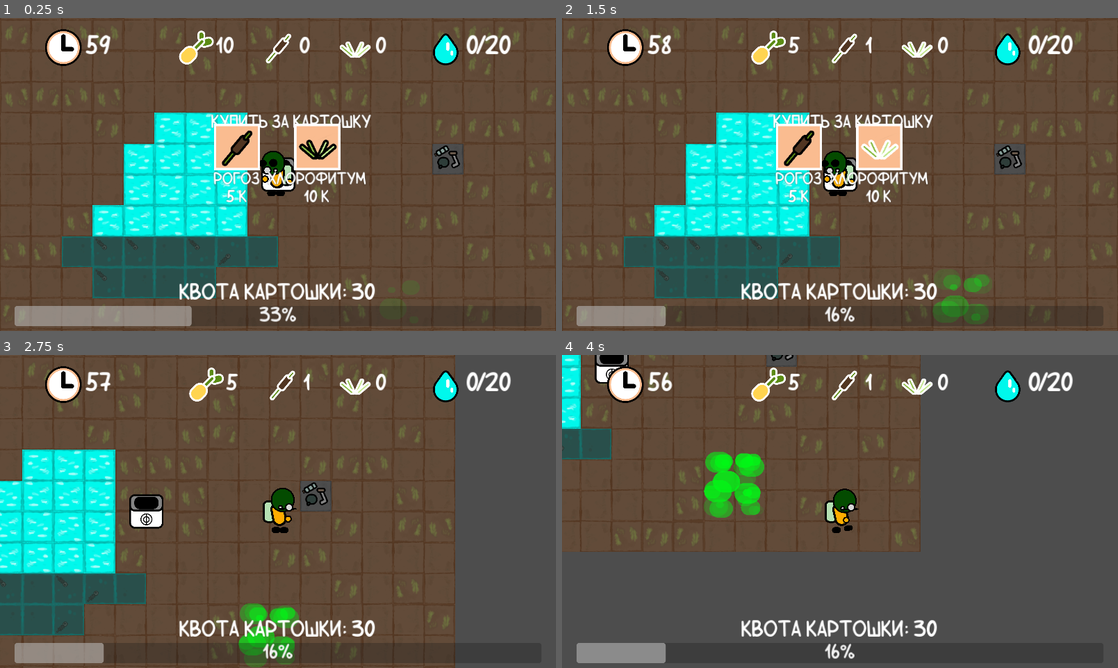
Above: before the commit, frames 1-4 (two rows, left to right).
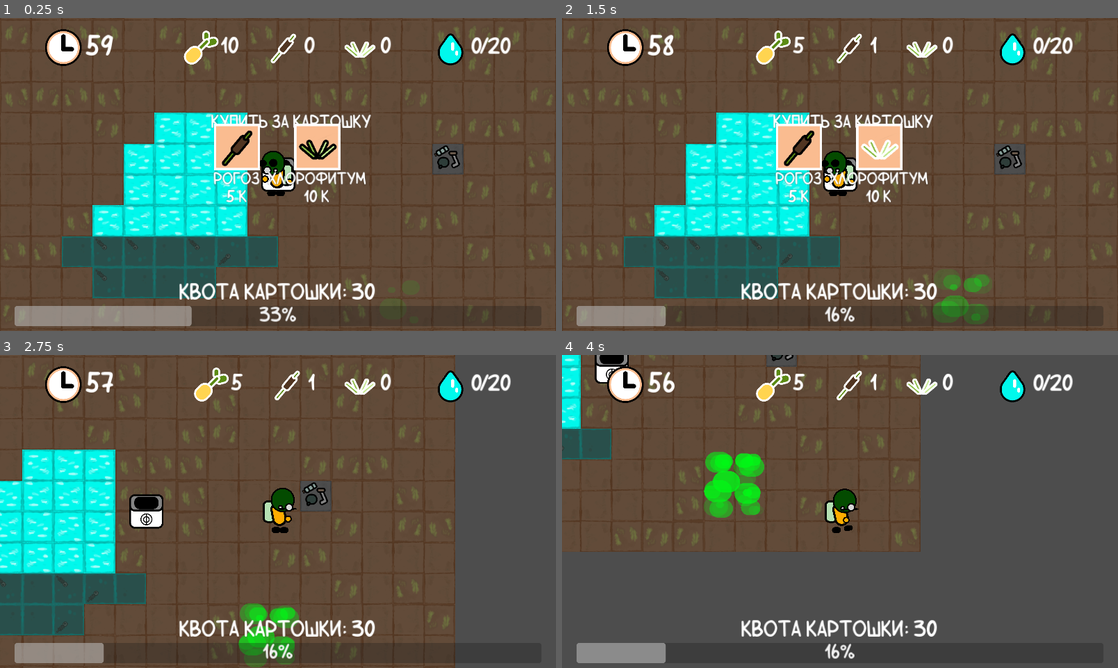
Above: after the commit, the same moments.

Repository: Voladsky/start-game-jam-2024
Game: Godot game, scene res://world/world.tscn
Two runs of this game, one before a commit and one after it. Both use one fixed random seed, a clock stepped at 60 frames per second and the inputs below.
Inputs (mouse positions are in pixels of both pictures, inside the frame that each line leads up to):
- Up to frame 1 (0.25 s): no input
- Up to frame 2 (1.5 s): click (801, 146) at 0.5 s; click (878, 146) at 1.25 s
- Up to frame 3 (2.75 s): move the mouse to (16, 373) at 2.02 s; press the mouse at (16, 373) at 2.03 s; hold D (move_right) from 2.03 s (still down)
- Up to frame 4 (4 s): move the mouse to (567, 373) at 2.77 s; release D (move_right) at 2.78 s; release the mouse at (567, 373) at 2.78 s; hold S (move_down) 2.78-3.53 s; right-click (567, 373) at 2.85 s; click (567, 373) at 2.92 s; move the mouse to (589, 361) at 3.52 s; press the mouse at (589, 361) at 3.53 s; hold D (move_right) from 3.53 s (still down)

The runs differ from the first frame. In frame 1, 1.8% of the frame differs, in the area x 15-92%, y 4-16%; in frame 2, 1.7%; in frame 3, 1.7%; in frame 4, 1.7%.

Commit message:
qouta added

Diff:
--- a/UI/ui.gd
+++ b/UI/ui.gd
@@ -10,6 +10,7 @@
 @onready var qouta_label = $Resources/VBoxContainer/Label
 @onready var timer = $Timer
 
+@export var coef = 0.25
 
 func _ready():
 	GameManager.amount_changed.connect(change_text)
@@ -39,4 +40,13 @@
 
 
 func _on_timer_timeout():
-	pass
+	if GameManager.quota_amount < GameManager.max_quota_amount:
+		print("bruh")
+		return
+
+	GameManager.potato_amount -= GameManager.max_quota_amount
+
+	GameManager.max_qouta_time += GameManager.max_qouta_time*0.1
+	GameManager.max_qouta_amount *= 1.5
+
+	timer.start()
--- a/UI/ui.tscn
+++ b/UI/ui.tscn
@@ -35,6 +35,7 @@
 alignment = 1
 
 [node name="Time" type="HBoxContainer" parent="Resources/HBoxContainer2"]
+layout_direction = 1
 layout_mode = 2
 size_flags_horizontal = 3
 theme_override_constants/separation = 7
@@ -50,18 +51,18 @@
 [node name="Label" type="Label" parent="Resources/HBoxContainer2/Time"]
 layout_mode = 2
 theme_override_fonts/font = ExtResource("3_88iga")
-theme_override_font_sizes/font_size = 45
+theme_override_font_sizes/font_size = 50
 text = "60"
 horizontal_alignment = 1
 vertical_alignment = 1
 
 [node name="HBoxContainer" type="HBoxContainer" parent="Resources/HBoxContainer2"]
 layout_mode = 2
-size_flags_horizontal = 4
 size_flags_vertical = 4
 theme_override_constants/separation = 50
 
 [node name="Potato" type="HBoxContainer" parent="Resources/HBoxContainer2/HBoxContainer"]
+layout_direction = 1
 layout_mode = 2
 
 [node name="TextureRect" type="TextureRect" parent="Resources/HBoxContainer2/HBoxContainer/Potato"]
@@ -80,6 +81,7 @@
 horizontal_alignment = 1
 
 [node name="Cattail" type="HBoxContainer" parent="Resources/HBoxContainer2/HBoxContainer"]
+layout_direction = 1
 layout_mode = 2
 
 [node name="TextureRect" type="TextureRect" parent="Resources/HBoxContainer2/HBoxContainer/Cattail"]
@@ -98,6 +100,7 @@
 horizontal_alignment = 1
 
 [node name="SpiderPlant" type="HBoxContainer" parent="Resources/HBoxContainer2/HBoxContainer"]
+layout_direction = 1
 layout_mode = 2
 
 [node name="TextureRect" type="TextureRect" parent="Resources/HBoxContainer2/HBoxContainer/SpiderPlant"]
@@ -117,6 +120,7 @@
 vertical_alignment = 1
 
 [node name="Water" type="HBoxContainer" parent="Resources/HBoxContainer2"]
+layout_direction = 1
 layout_mode = 2
 
 [node name="TextureRect" type="TextureRect" parent="Resources/HBoxContainer2/Water"]
@@ -130,9 +134,10 @@
 [node name="Water" type="Label" parent="Resources/HBoxContainer2/Water"]
 layout_mode = 2
 theme_override_fonts/font = ExtResource("3_88iga")
-theme_override_font_sizes/font_size = 45
+theme_override_font_sizes/font_size = 40
 text = "20/20"
 horizontal_alignment = 1
+vertical_alignment = 1
 
 [node name="VBoxContainer" type="VBoxContainer" parent="Resources"]
 layout_mode = 1
@@ -167,5 +172,6 @@
 
 [node name="Timer" type="Timer" parent="."]
 wait_time = 60.0
+one_shot = true
 
 [connection signal="timeout" from="Timer" to="." method="_on_timer_timeout"]
